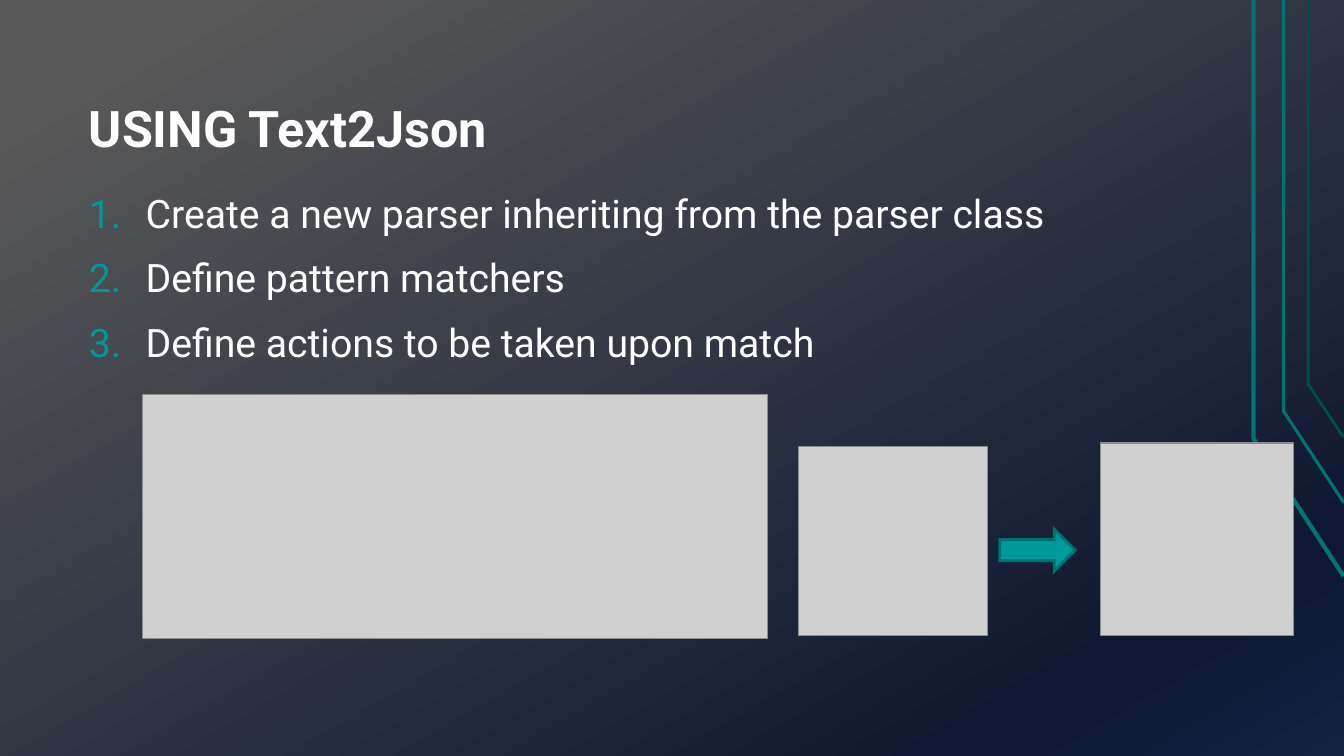
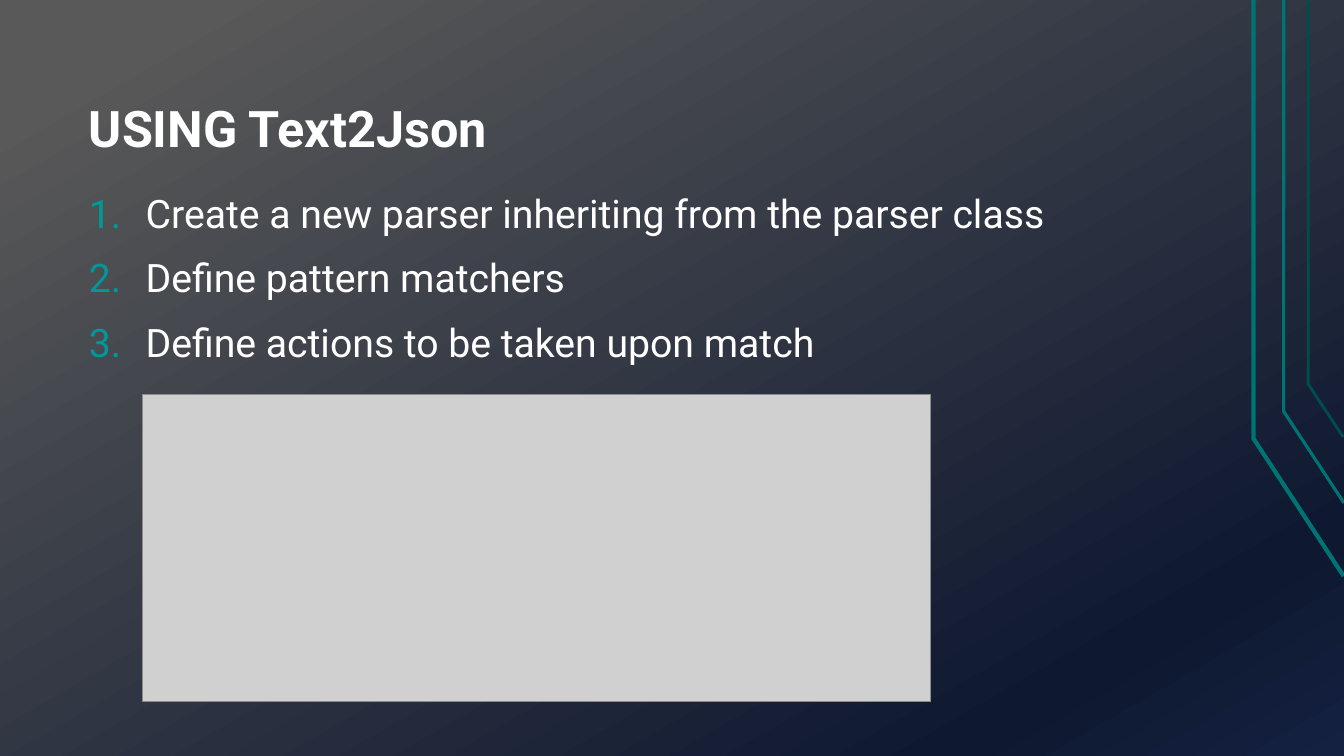
Before and after one commit to TechnionTDK/jbs-text2json, a slide deck: slide 8 of Text2Json.pptx (slide 3 before the commit). Drawn at 1344x756 pixels with LibreOffice and Linux fonts; fonts in the diff are those of the drawing; grey boxes stand for pictures. Boxes give left, top, right and bottom in pixels: in the first picture for what was removed or moved away, otherwise in the second. Text is boxed around its words. In the diff, an @@ line names an element or a change of style, - is before the commit and + after.

```diff
--- a/Text2Json.pptx
+++ b/Text2Json.pptx
@@ picture resized from (x1=142, y1=395, x2=767, y2=639) to (x1=142, y1=395, x2=931, y2=703) @@
@@ picture removed at (x1=798, y1=447, x2=987, y2=636) @@
@@ picture removed at (x1=1100, y1=443, x2=1293, y2=635) @@
@@ right arrow removed at (x1=999, y1=529, x2=1075, y2=572) @@
```
Also in this commit, not shown: 7 other slides changed, 5 slides added, 1 slide removed.
